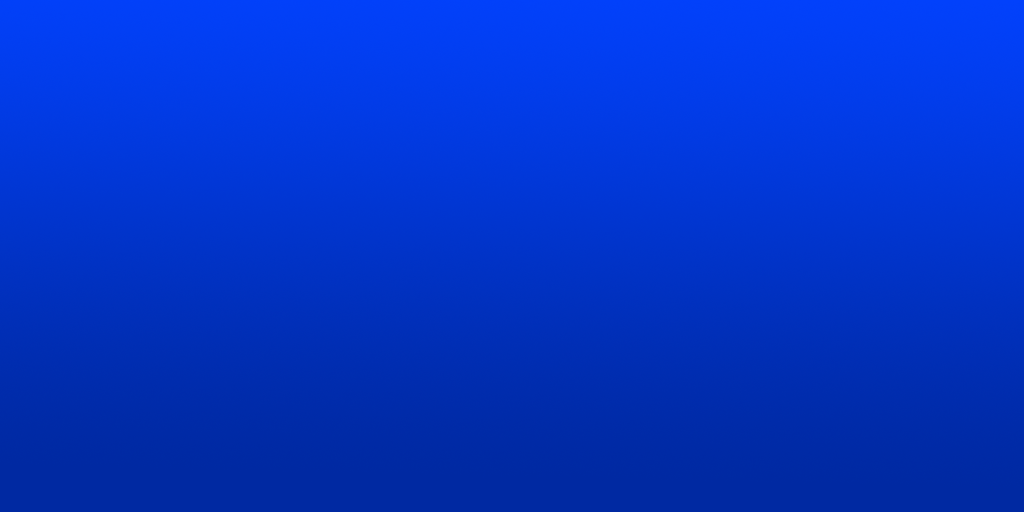
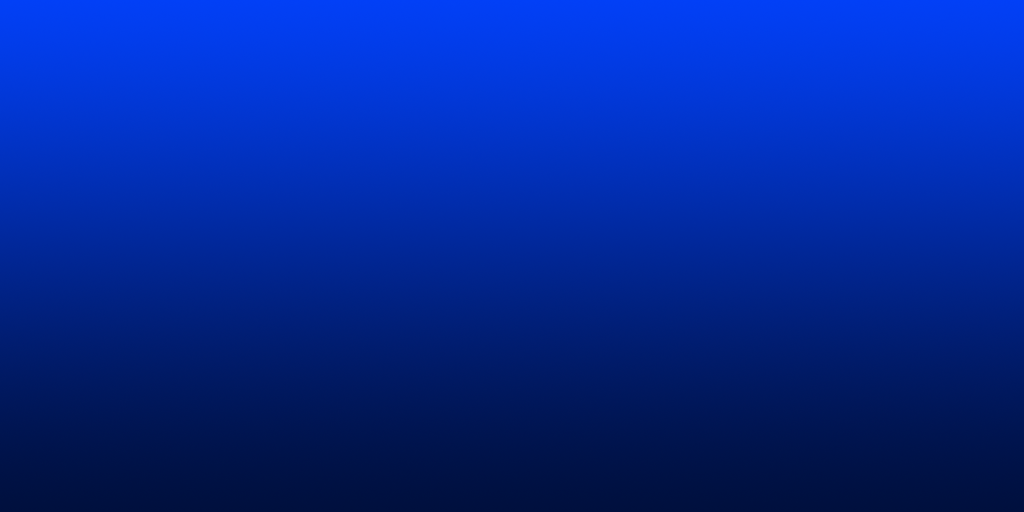
The second 1024x512 image is a revision of the first. Changes to its layers:
painted on "Ebene 2" over [0, 0, 1024, 512]
